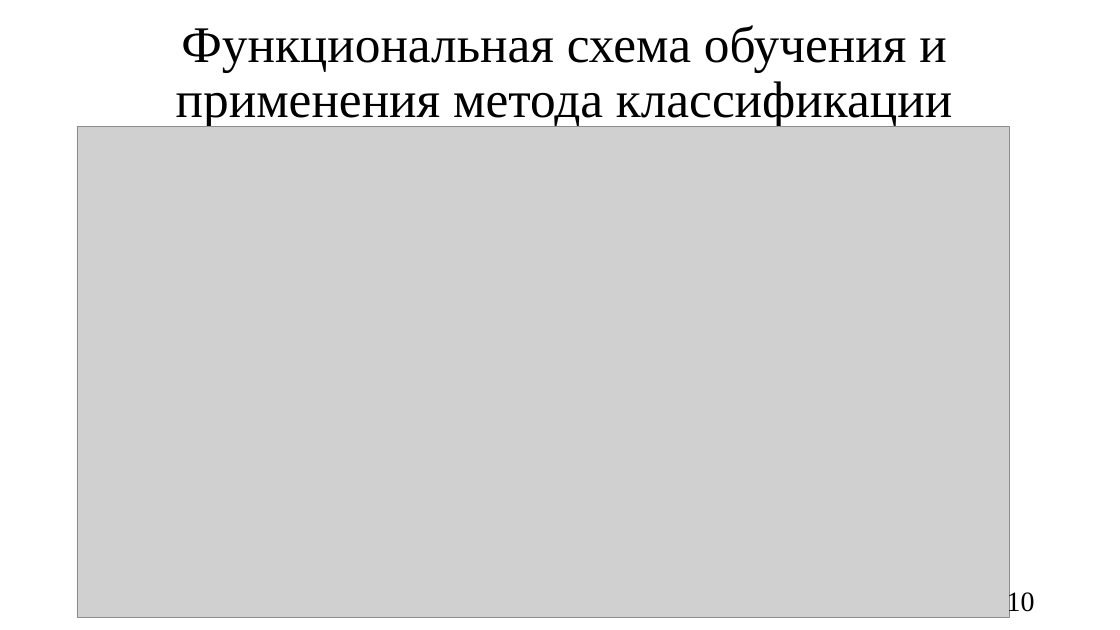
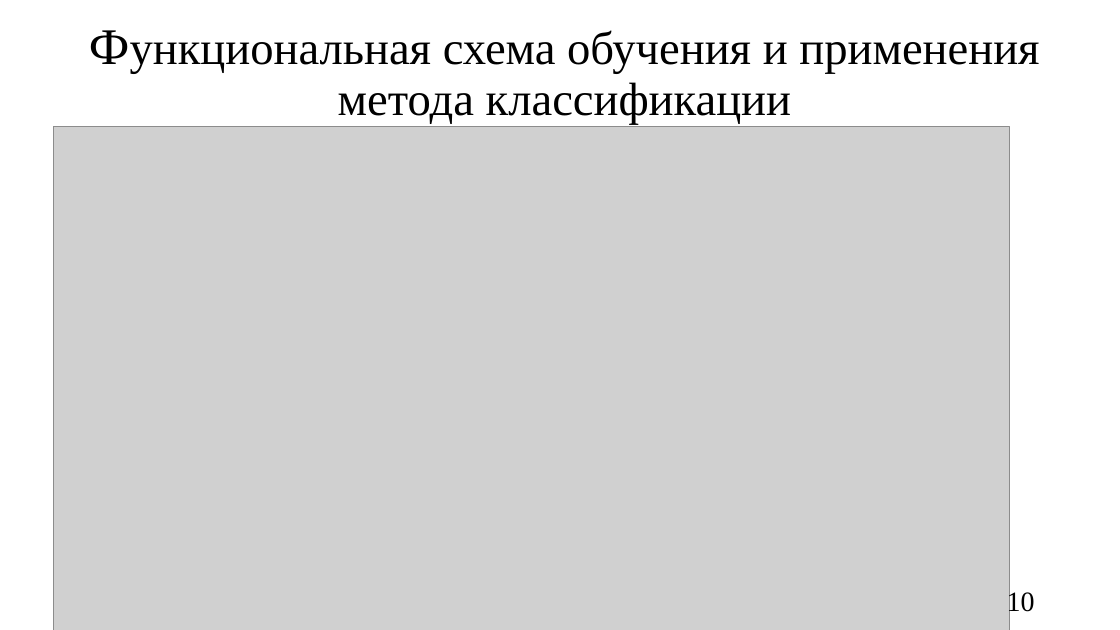
Before and after one commit to oljakon/bachelor-degree, a slide deck: slide 10 of РПЗ/презентация_Кондрашова.pptx. Drawn at 1120x630 pixels with LibreOffice and Linux fonts; fonts in the diff are those of the drawing; grey boxes stand for pictures. Boxes give left, top, right and bottom in pixels: in the first picture for what was removed or moved away, otherwise in the second. Text is boxed around its words. In the diff, an @@ line names an element or a change of style, - is before the commit and + after.

```diff
--- a/РПЗ/презентация_Кондрашова.pptx
+++ b/РПЗ/презентация_Кондрашова.pptx
@@ title "Функциональная схема обучения и применения ..." at (338, 30, 1039, 125): size 44 to 40 pt @@
@@ picture: place and size @@
-picture at (77, 127, 1010, 618)
+picture at (53, 127, 1009, 630)
```
Also in this commit, not shown: 2 other slides changed, 3 other files.
